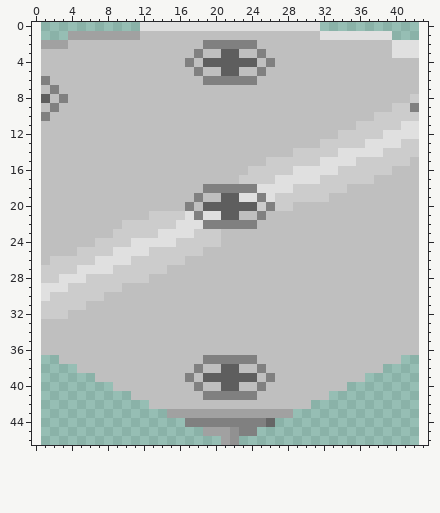
One commit to this pixel-art sprite: res/drawable/circular_launcher_0_0.png. Above, as it was before the edit.
The file is 42x47 pixels. The old version is drawn lined up with the new one, on the new canvas.
Once edited:
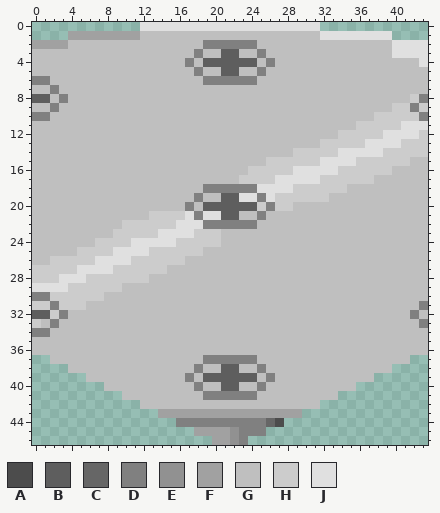
Palette (. is transparent): A #4c4c4c  B #5e5e5e  C #666666  D #808080  E #919191  F #a1a1a1  G #bfbfbf  H #cccccc  J #e0e0e0
From old to new:
canvas 42x47 -> 44x47, the old top-left corner now at 1,0
y 2: x 0 . -> F; x 43 . -> J
y 3..4: x 0 . -> G; x 43 . -> J
y 5: x 0 . -> G; x 43 . -> G
y 6: x 0 . -> D; x 43 . -> G
y 7: x 0 . -> G; x 43 . -> G
y 8: x 0 . -> B; x 43 . -> D
y 9: x 0 . -> G; x 43 . -> H
y 10: x 0 . -> D; x 43 . -> D
y 11: x 0 . -> G; x 43 . -> J
y 12..14: x 0 . -> G; x 43 . -> H
y 15..26: x 0 . -> G; x 43 . -> G
y 27..28: x 0 . -> H; x 43 . -> G
y 29: x 0 . -> J; x 43 . -> G
y 30: x 0..1 .J -> DD; x 43 . -> G
y 31: x 0 . -> H; x 2 H -> D; x 43 . -> D
y 32: x 0..1 .H -> BB; x 3 H -> D; x 42..43 G. -> DG
y 33: x 0 . -> H; x 2 G -> D; x 43 . -> D
y 34: x 0..1 .G -> DD; x 43 . -> G
y 35..36: x 0 . -> G; x 43 . -> G
y 37: x 2 . -> G; x 41 . -> G
y 38: x 4 . -> G; x 39 . -> G
y 39: x 6 . -> G; x 37 . -> G
y 40: x 8 . -> G; x 35 . -> G
y 41: x 10 . -> G; x 33 . -> G
y 42: x 12 . -> G; x 31 . -> G
y 43: x 14 . -> F; x 29 . -> F
y 44: x 16 . -> D; x 27 . -> A
y 45: x 18 . -> F; x 25 . -> D
y 46: x 20 . -> F; x 23 . -> D
